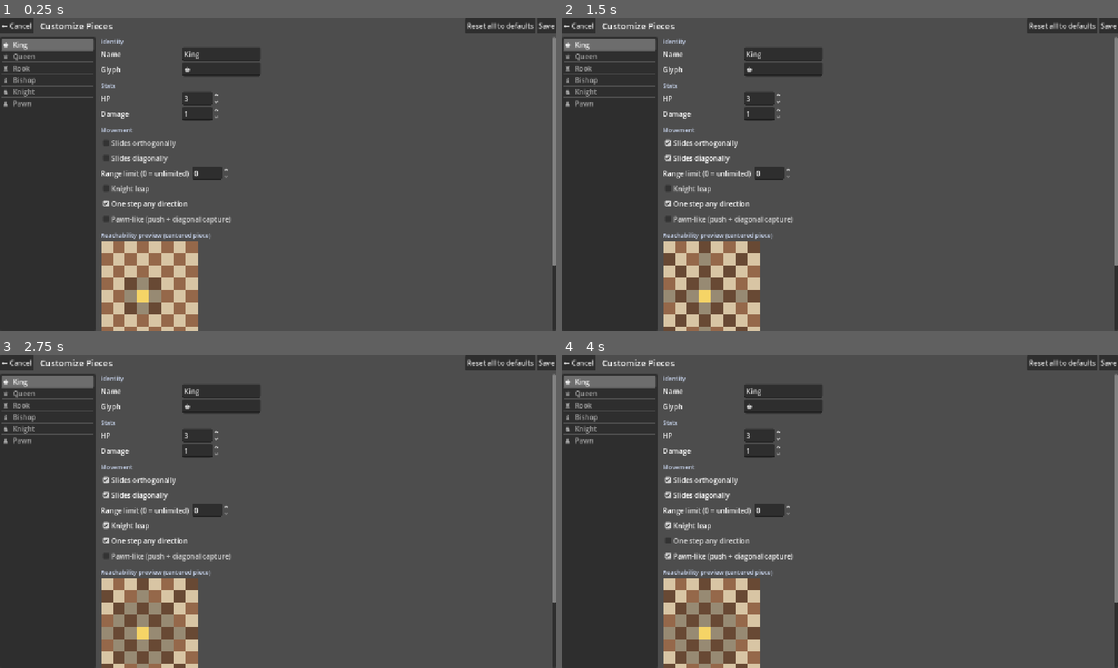
Above: before the commit, frames 1-4 (two rows, left to right).
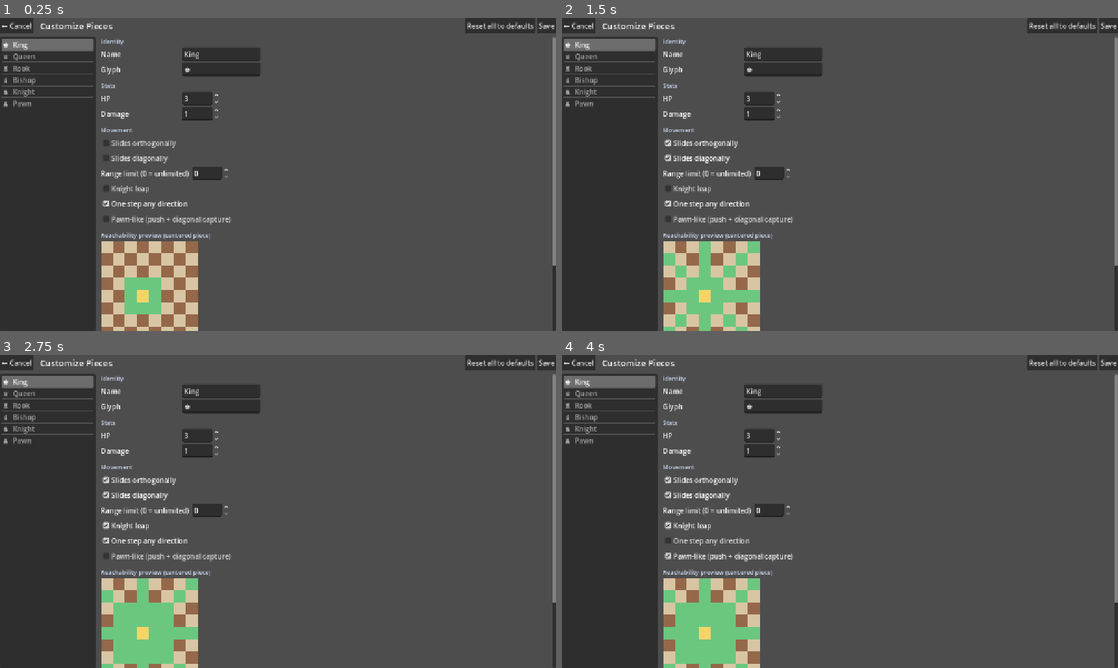
Above: after the commit, the same moments.

Repository: TimChen999/Chess-2
Game: Godot game, scene res://scenes/CustomizationScene.tscn
Two runs of this game, one before a commit and one after it. Both use one fixed random seed, a clock stepped at 60 frames per second and the inputs below. This scene is started directly instead of the project's main scene.
Inputs:
- Up to frame 1 (0.25 s): no input
- Up to frame 2 (1.5 s): click "Slides orthogonally" at 0.5 s; click "Slides diagonally" at 1.25 s
- Up to frame 3 (2.75 s): click "Knight leap" at 2 s
- Up to frame 4 (4 s): click "One step any direction" at 2.75 s; click "Pawn-like (push + diagonal ca…" at 3.5 s

The runs differ from the first frame. In frame 1, 0.7% of the frame differs, in the area x 22-29%, y 82-95%; in frame 2, 2.1%; in frame 3, 2.8%, in the area x 18-36%, y 71-100%; in frame 4, 2.8%.

Commit message:
Fix typed-Array assignment errors; brighten move indicators
Two runtime errors in Rules.gd from stricter Godot 4.6 type checks: the
filter pattern `state.pending_attacks = still_pending` and
`p.active_effects = keep` rejected untyped Array on the typed-property
LHS. Both intermediates now declared with their full element type.
Same shape preempted in CustomizationScene._preview_reach (`dummy.move_
patterns = []` removed — the field already defaults to a typed empty
array).

Movement indicators were lerp'd shades of the underlying tile, which
read as "slightly different shade" rather than "this square is special."
Switched to distinct hues — green for empty-square moves, red for
captures — both in the GameScene legal-target overlay and the
customization reachability preview.

Co-Authored-By: Claude Opus 4.7 (1M context) <noreply@anthropic.com>

Diff:
--- a/godot/engine/Rules.gd
+++ b/godot/engine/Rules.gd
@@ -569,7 +569,7 @@
 # =============================================================================
 
 static func _resolve_pending_cannons(state: GameState, events: Array) -> void:
-	var still_pending: Array = []
+	var still_pending: Array[PendingAttack] = []
 	for pa: PendingAttack in state.pending_attacks:
 		var triggers_now: bool = \
 			pa.kind == SpecialAbilityDef.Kind.CANNON \
@@ -617,7 +617,7 @@
 		for e in p.active_effects:
 			if e.turns_remaining > 0:
 				e.turns_remaining -= 1
-		var keep: Array = []
+		var keep: Array[ActiveEffect] = []
 		for e in p.active_effects:
 			if e.turns_remaining > 0:
 				keep.append(e)
--- a/godot/scenes/CustomizationScene.gd
+++ b/godot/scenes/CustomizationScene.gd
@@ -363,6 +363,10 @@
     var reach_a := _preview_reach(def, center, false)
     var reach_b := _preview_reach(def, center, true)
 
+    ## Distinct colors — green for "this piece can MOVE here" (empty target),
+    ## red for "this piece can CAPTURE here" (an enemy is hypothetically
+    ## standing on it), yellow for the piece itself. Doesn't reuse the
+    ## dark/light tile color so the highlight reads at a glance.
     for r in range(7, -1, -1):
         for f in 8:
             var sq := r * 8 + f
@@ -373,9 +377,9 @@
             if sq == center:
                 cell.color = Color(0.96, 0.83, 0.4)
             elif reach_a.has(sq):
-                cell.color = cell.color.lerp(Color(0, 0, 0), 0.3)
+                cell.color = Color(0.42, 0.78, 0.5)   ## green — movable empty
             elif reach_b.has(sq):
-                cell.color = cell.color.lerp(Color(0.85, 0.2, 0.2), 0.45)
+                cell.color = Color(0.86, 0.42, 0.42) ## red   — capturable
             grid.add_child(cell)
     return grid
 
@@ -389,7 +393,8 @@
         dummy.glyph = "?"
         dummy.hp = 99
         dummy.damage = 1
-        dummy.move_patterns = []
+        ## (move_patterns defaults to an empty Array[MovePattern] — no need
+        ## to reassign; an untyped `= []` would fail strict-mode type-check.)
         dummy.on_hit = StatusEffectDef.new()
         dummy.special = SpecialAbilityDef.new()
         cfg.pieces["__dummy"] = dummy
--- a/godot/scenes/GameScene.gd
+++ b/godot/scenes/GameScene.gd
@@ -272,10 +272,12 @@
         if mode == "select_move":
             for m in legal_for_selected:
                 if int(m["to"]) == sq:
+                    ## Distinct hues — green = empty-square move, red = capture.
+                    ## Same scheme as the customization reachability preview.
                     if m.get("capture", false):
-                        hl.color = Color(0.85, 0.25, 0.25, 0.55)
+                        hl.color = Color(0.86, 0.42, 0.42, 0.62)  ## red
                     else:
-                        dot_lbl.text = "•"
+                        hl.color = Color(0.42, 0.78, 0.5, 0.55)   ## green
                     break
         if mode == "select_ability":
             for t in ability_ctx.get("targets", []):
